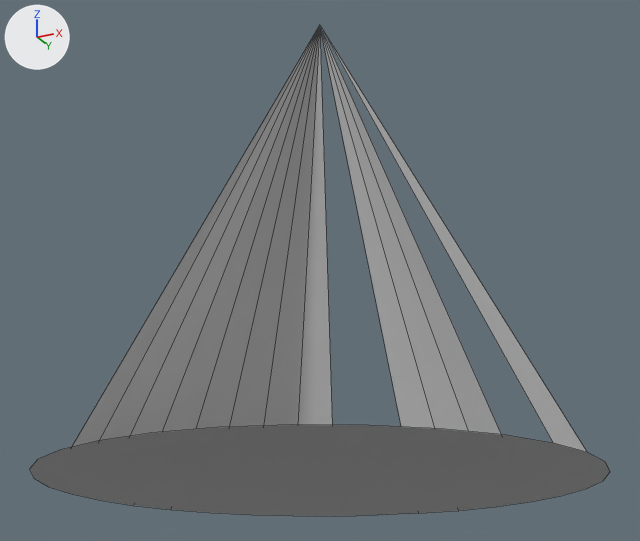
A saved change to the FBX model editor/assets/primitives.fbx.
Camera for both pictures: a 50 mm lens placed at (72.7, -145.4, -74.1), pointed at (-1.3, 2.7, -7.5). Lighting does not change. The marker at upper left points along +X, +Y and +Z. Mesh edges are drawn as thin lines. The same objects are shown in both versions, whatever each file hides. Where no turn or scale is listed for an object, it has been applied to the vertices. Vertices at the same position are counted once.
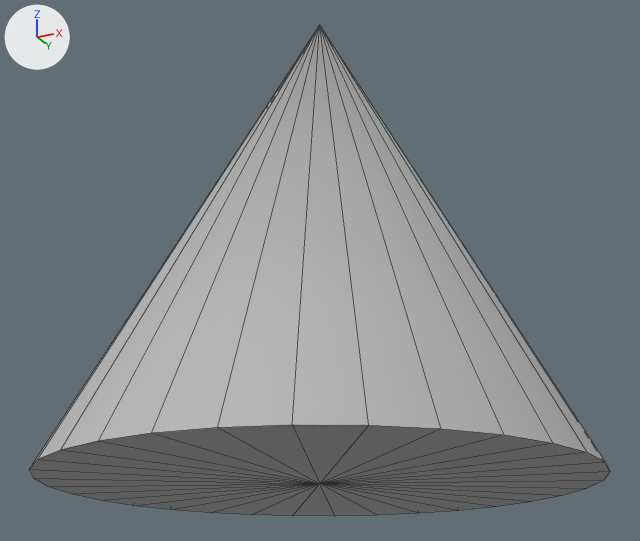
Scene script edits in JSON lines:
```json
{"block": "me_mesh_002", "where": "# used by ob_cone; parent = ob_group; location = (0.0, 0.0, 0.0); scale = (100.0, 100.0, 100.0)"}
{"op": "remove", "block": "me_mesh_002", "code": "me_mesh_002.from_pydata(...)  # 33 vertices, 13 faces; spans x -50.0..50.0, y -50.0..50.0, z -50.0..50.0"}
{"op": "add", "block": "me_mesh_002", "code": "me_mesh_002.from_pydata(...)  # 34 vertices, 64 faces; spans x -50.0..50.0, y -50.0..50.0, z -50.0..50.0"}
{"block": "me_mesh_002", "change": "me_mesh_002 part 1"}
{"block": "me_mesh_002", "change": "1 face is deleted"}
{"block": "me_mesh_002", "change": "1 vertex is added at (0.0, -50.0, 0.0)"}
{"block": "me_mesh_002", "change": "52 new faces join them"}
```

Changed parts and their boxes [x1, y1, x2, y2] in the pictures (640 x 541 px):
```json
{"part": 1, "of": "me_mesh_002", "change": "built on", "before": [32, 425, 606, 516], "after": [31, 27, 606, 516]}
```
